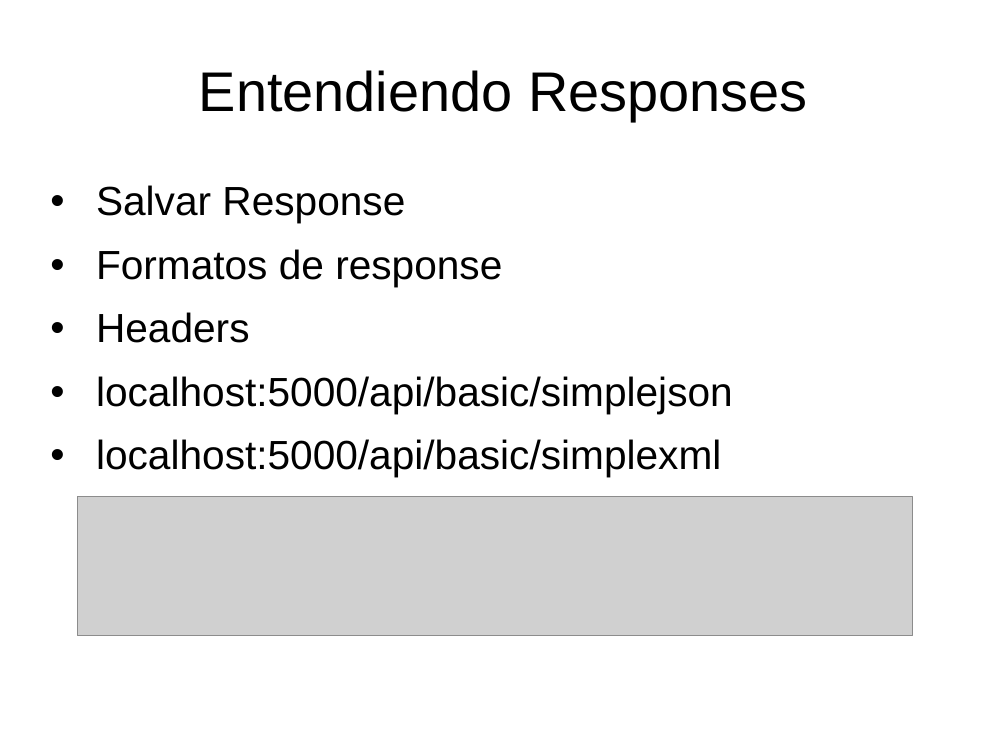
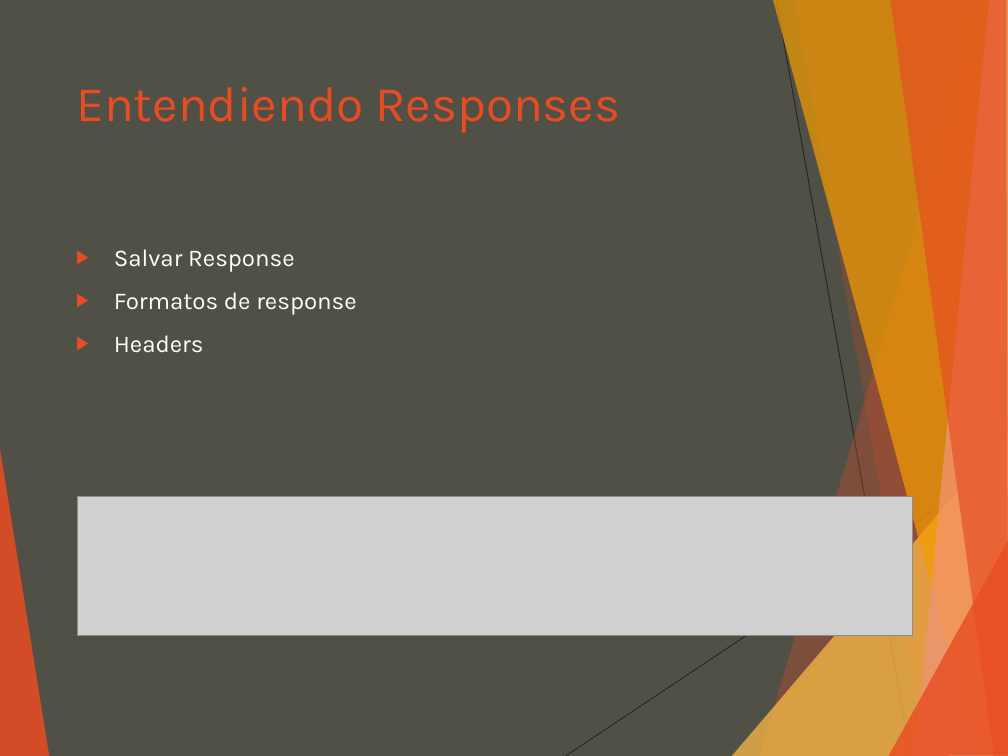
Before and after one commit to luisgepeto/PostmanCourse, a slide deck: slide 4 of Presentacion.ppt. Drawn at 1008x756 pixels with LibreOffice and Linux fonts; fonts in the diff are those of the drawing; grey boxes stand for pictures. Boxes give left, top, right and bottom in pixels: in the first picture for what was removed or moved away, otherwise in the second. Text is boxed around its words. In the diff, an @@ line names an element or a change of style, - is before the commit and + after.

```diff
--- a/Presentacion.ppt
+++ b/Presentacion.ppt
@@ background #FFFFFF to #505046 @@
@@ title "Entendiendo Responses": place and size @@
-title "Entendiendo Responses" at <box>199,70,807,121</box>
+title "Entendiendo Responses" at <box>76,87,620,133</box>
@@ title "Entendiendo Responses" at <box>76,87,620,133</box>: size 44 to 39 pt, font Arial to Karla, text colour #000000 to #E84C22; alignment centre to left; line spacing 0.93 to 1; vertical alignment middle to top @@
@@ text "Salvar Response": place and size @@
-text "Salvar Response" at <box>96,185,733,477</box>
+text "Salvar Response" at <box>114,249,356,353</box>
@@ text "Salvar Response" at <box>114,249,356,353</box>: size 32 to 19 pt, font Arial to Karla, text colour #000000 to #FFFFFF; bullet • to ▶; line spacing 0.93 to 1; less space between paragraphs; bullet colour #000000 to #E84C22 @@
@@ text at <box>96,376,733,477</box>: paragraphs removed @@
-• localhost:5000/api/basic/simplejson
-• localhost:5000/api/basic/simplexml
@@ group added at <box>0,0,1008,756</box>: 8 freeform shapes, 2 lines @@
```
Also in this commit, not shown: 13 other slides changed, 3 slides added, 3 other files.
